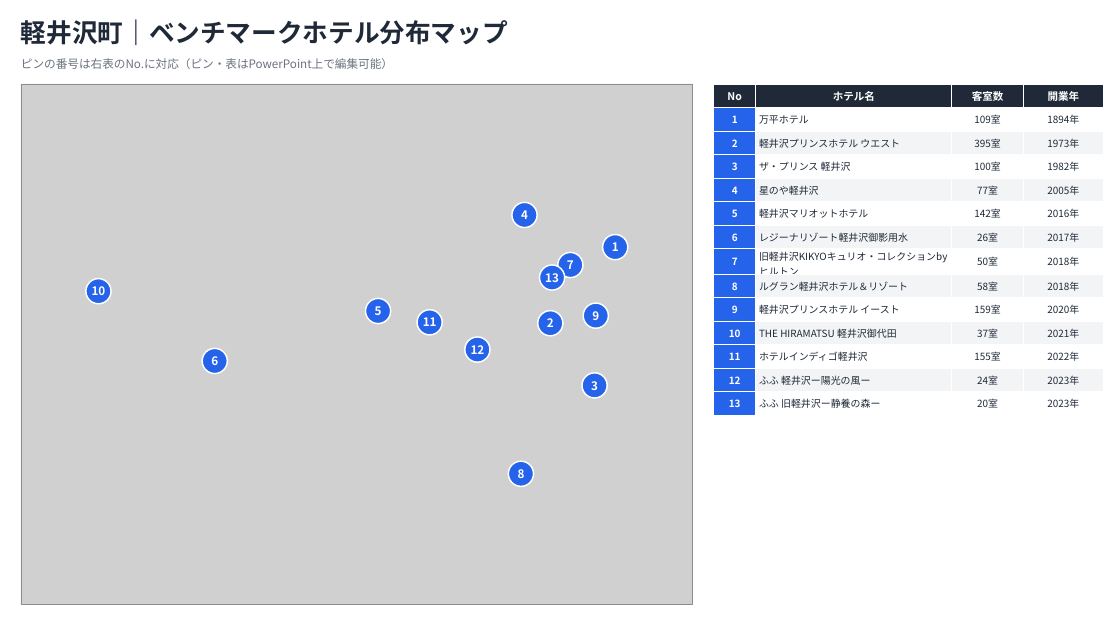
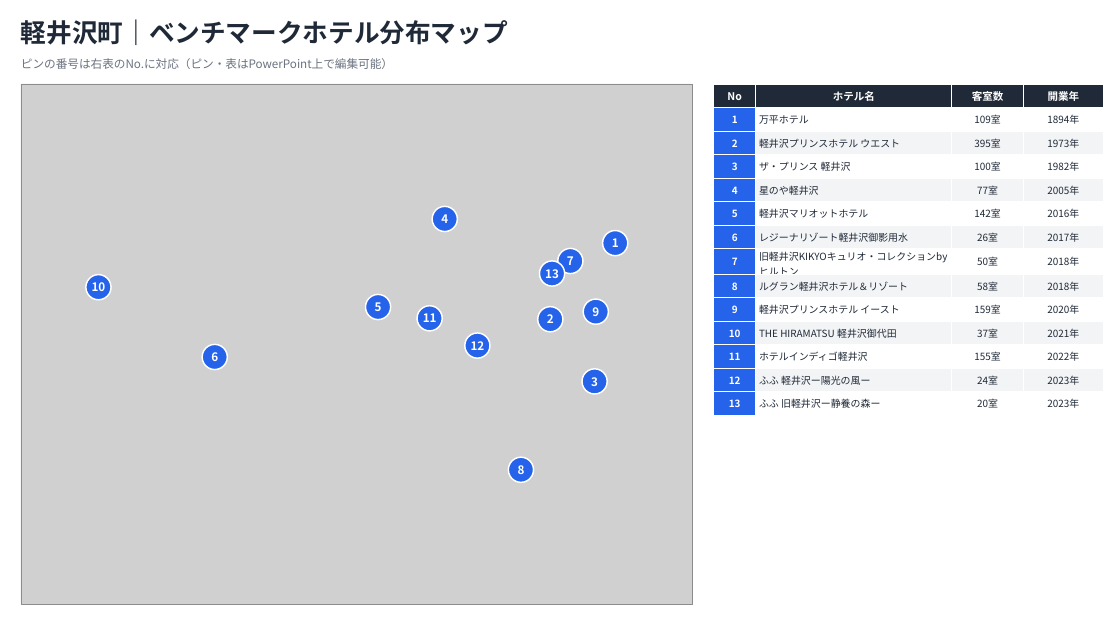
Before and after one commit to mitsurusakamoto10-sketch/MS, a slide deck: slide 2 of output/benchmark_hotels.pptx. Drawn at 1120x630 pixels with LibreOffice and Linux fonts; fonts in the diff are those of the drawing; grey boxes stand for pictures. Boxes give left, top, right and bottom in pixels: in the first picture for what was removed or moved away, otherwise in the second. Text is boxed around its words. In the diff, an @@ line names an element or a change of style, - is before the commit and + after.

```diff
--- a/output/benchmark_hotels.pptx
+++ b/output/benchmark_hotels.pptx
@@ ellipse "4": place and size @@
-ellipse "4" at bbox=[512, 202, 537, 228]
+ellipse "4" at bbox=[432, 207, 457, 232]
@@ 11 ellipses: place and size @@
-11 ellipses at bbox=[86, 234, 628, 486]
+11 ellipses at bbox=[86, 230, 628, 482]
```
Also in this commit, not shown: 3 other files.
